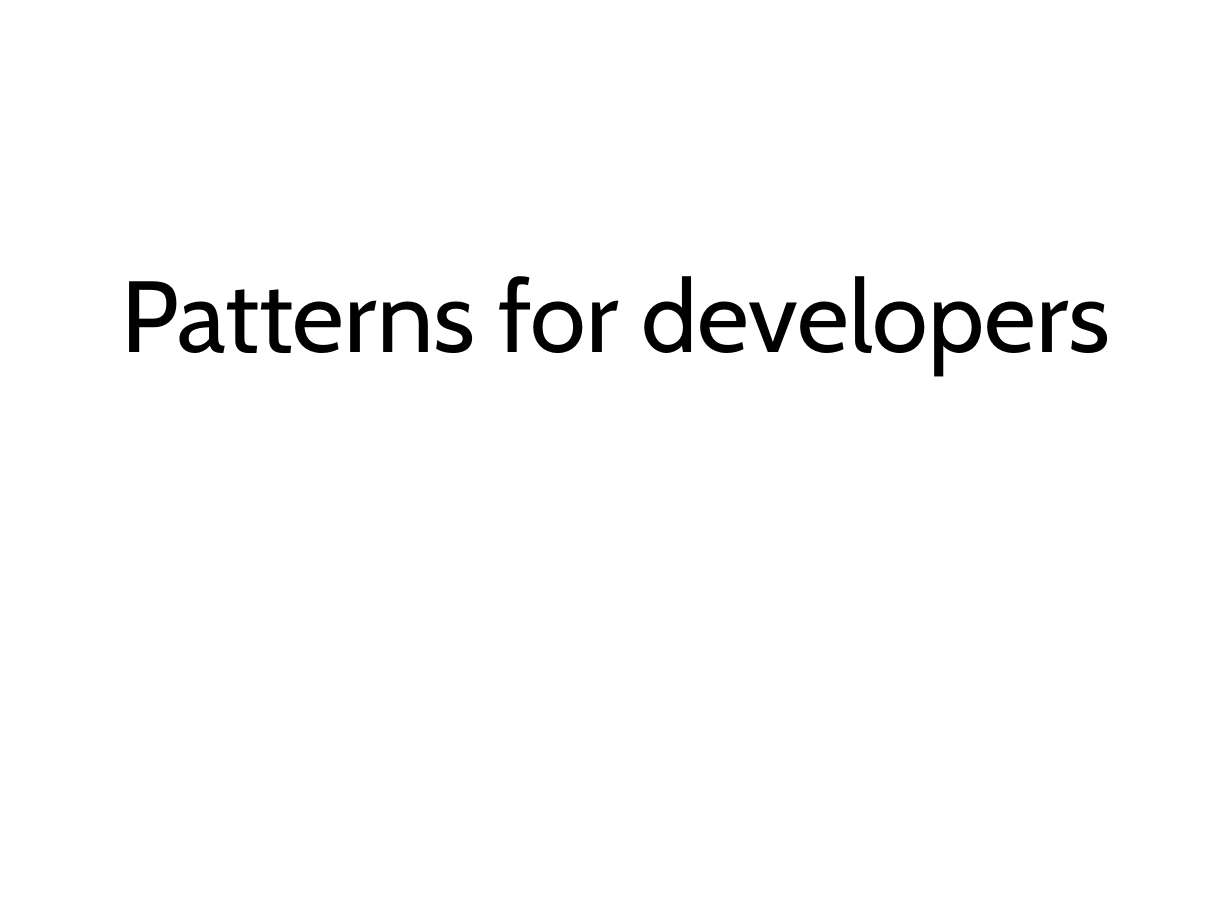
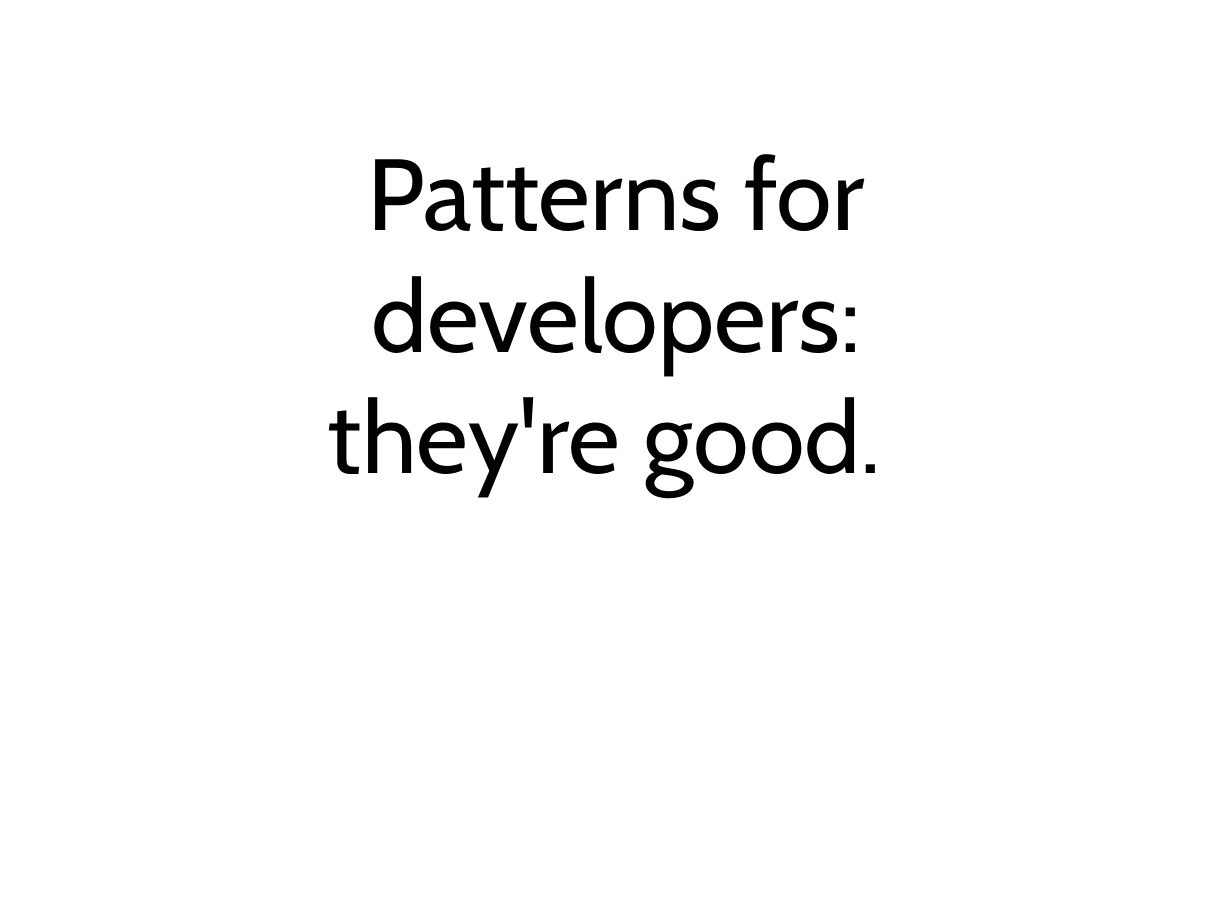
Before and after one commit to simpsonjulian/his-spa-materials, a slide deck: slide 4 of Presentation.odp. Drawn at 1232x924 pixels with LibreOffice and Linux fonts; fonts in the diff are those of the drawing. Boxes give left, top, right and bottom in pixels: in the first picture for what was removed or moved away, otherwise in the second. Text is boxed around its words. In the diff, an @@ line names an element or a change of style, - is before the commit and + after.

```diff
--- a/Presentation.odp
+++ b/Presentation.odp
@@ title at bbox=[328, 154, 881, 495]: text changed @@
-Patterns for developers
+Patterns for developers:
+they're good.
```
Also in this commit, not shown: 7 other slides changed, 3 slides added, 1 slide removed, 1 other file.
